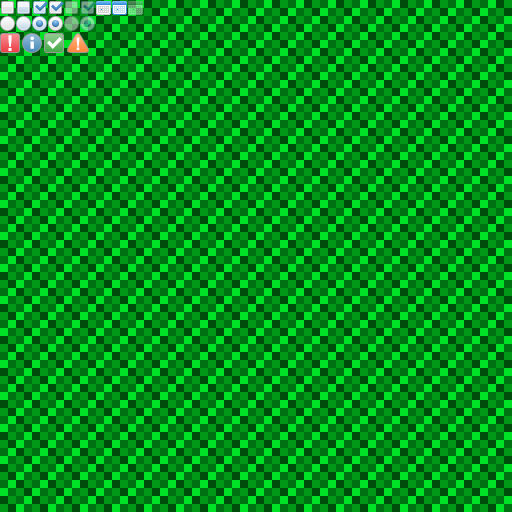
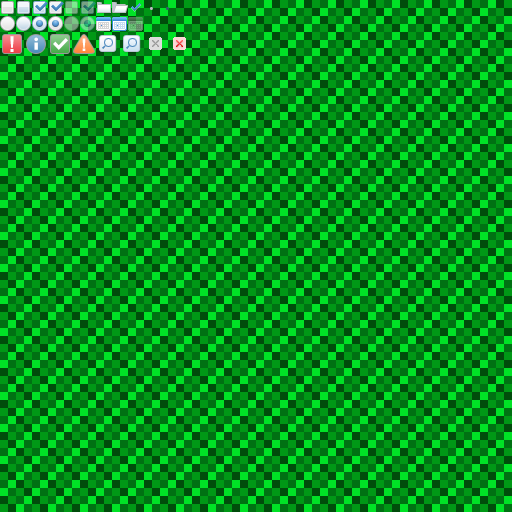
The second 512×512 image is a revision of the first. Changes to its layers:
added layer "search" above "alerts" over left=98, top=35, right=186, bottom=54
added layer "alerts" above "tree" over left=2, top=34, right=95, bottom=54
renamed "Layer 4" to "tree", painted on it over left=97, top=1, right=169, bottom=16
removed layer "Layer 3" over left=112, top=1, right=127, bottom=16
removed layer "Layer 2" over left=96, top=1, right=111, bottom=16
removed layer "Layer 1" over left=0, top=33, right=95, bottom=53
added layer "datepicker" above "forms" over left=96, top=17, right=143, bottom=32
